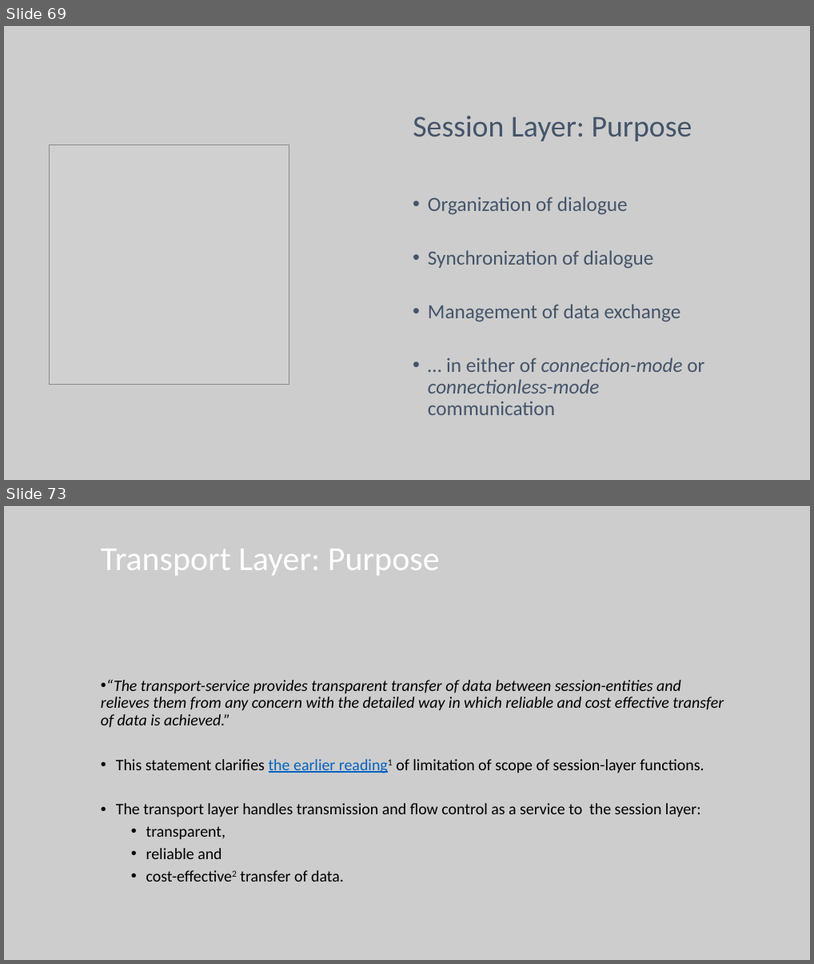
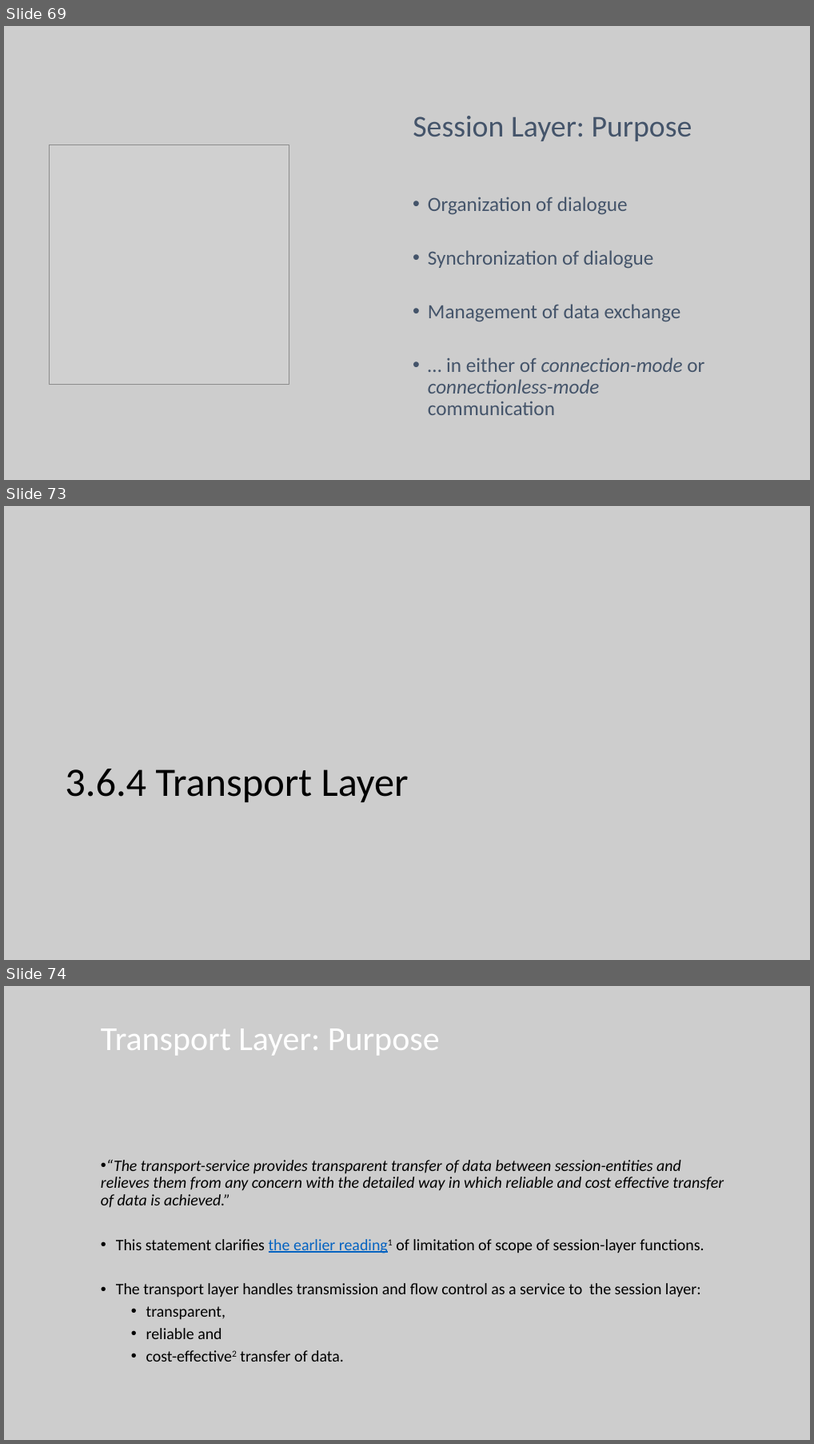
Before and after one commit to lukacassar/hw, a slide deck: CCE2414/1. Networking Foundations.pptx. Shown one above the other, each under a label of ours: slides 69 and 73 before the commit, slides 69, 73 and 74 after it; the slides between them are not shown. The pictures are 814x964 and 814x1444 pixels, drawn with LibreOffice and Linux fonts; fonts in the diff are those of the drawing; grey boxes stand for pictures. Boxes give left, top, right and bottom in pixels: in the first picture for what was removed or moved away, otherwise in the second. Text is boxed around its words. In the diff, an @@ line names an element or a change of style, - is before the commit and + after.

```diff
--- a/CCE2414/1. Networking Foundations.pptx
+++ b/CCE2414/1. Networking Foundations.pptx
@@ slide 73 added at <box>4,506,810,960</box>, background #CDCDCD @@
@@ title added at <box>65,768,409,802</box>, 48 pt, text #000000 @@
+3.6.4 Transport Layer
@@ what was slide 73 is now slide 74 @@
```
Also in this commit, not shown: 11 slides changed, 4 other slides added.
